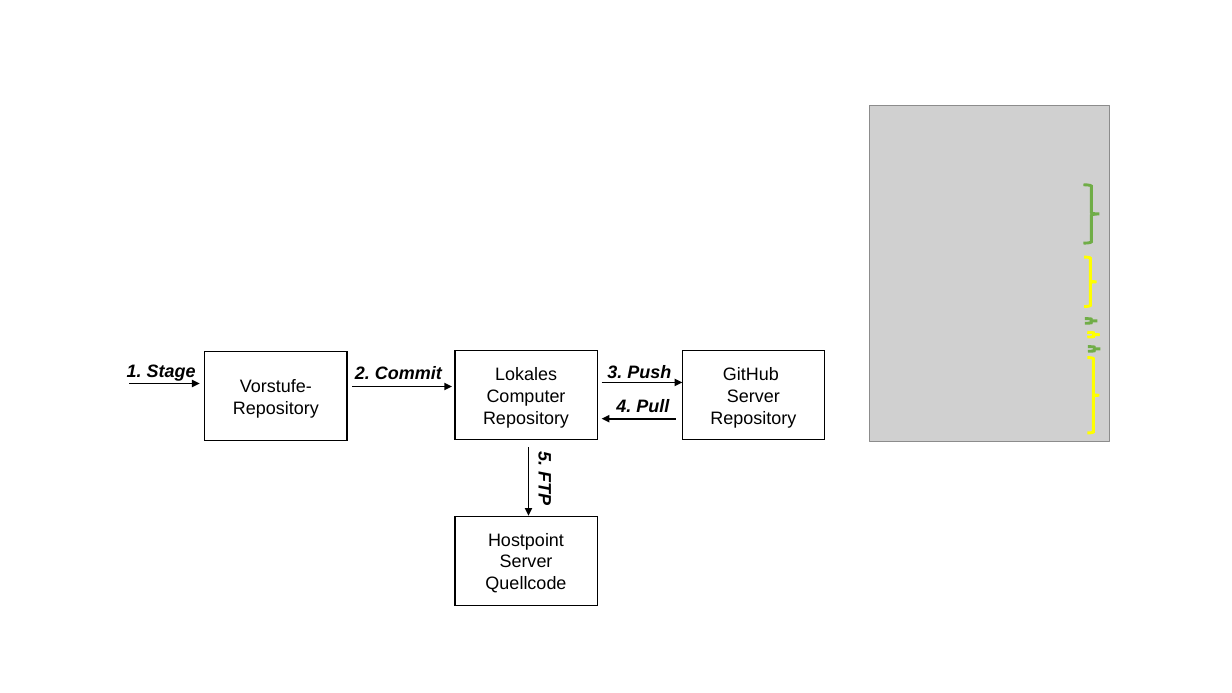
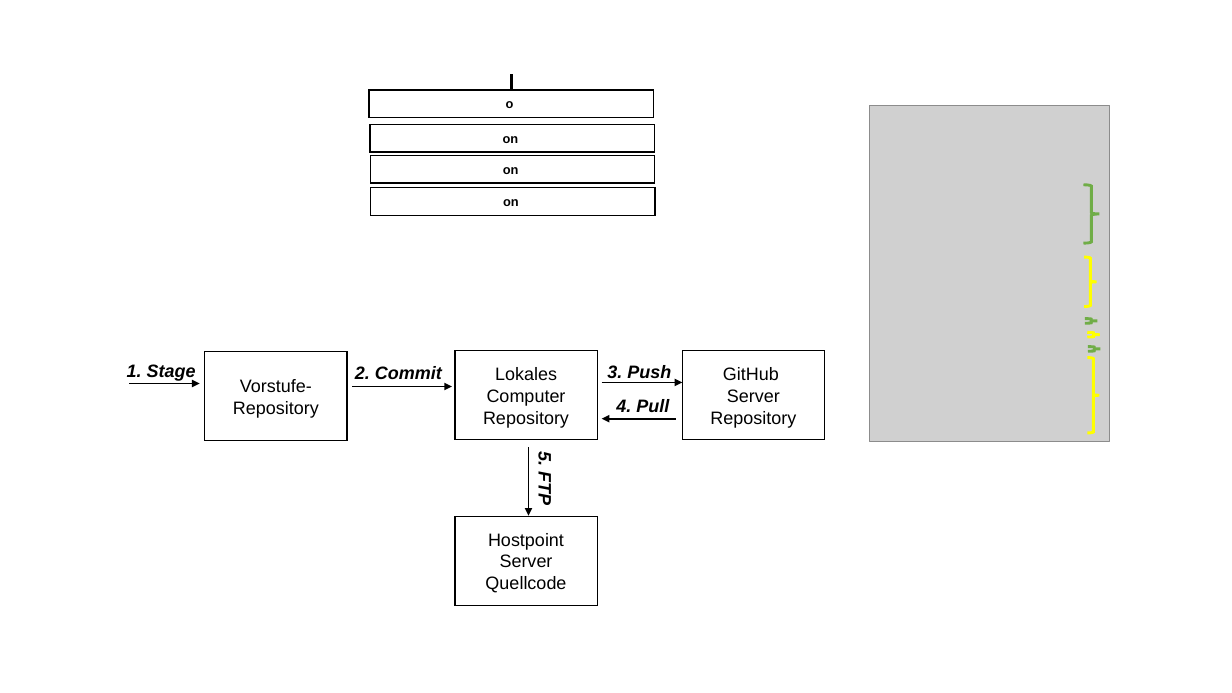
Before and after one commit to JazzLiveAarau/WwwQrCode, a slide deck: slide 7 of Descriptions/WwwQrCodeImages.pptx (slide 2 before the commit). Drawn at 1232x693 pixels with LibreOffice and Linux fonts; fonts in the diff are those of the drawing; grey boxes stand for pictures. Boxes give left, top, right and bottom in pixels: in the first picture for what was removed or moved away, otherwise in the second. Text is boxed around its words. In the diff, an @@ line names an element or a change of style, - is before the commit and + after.

```diff
--- a/Descriptions/WwwQrCodeImages.pptx
+++ b/Descriptions/WwwQrCodeImages.pptx
@@ line added from (512, 90) to (512, 74), #000000 1.75 pt @@
@@ rectangle added at (369, 90, 653, 117), outline #000000 1 pt, 10 pt, text #000000, bold @@
+o
@@ rectangle added at (370, 125, 654, 152), outline #000000 1 pt, 10 pt, text #000000, bold @@
+on
@@ rectangle added at (371, 155, 655, 183), outline #000000 1 pt, 10 pt, text #000000, bold @@
+on
@@ rectangle added at (371, 188, 655, 215), outline #000000 1 pt, 10 pt, text #000000, bold @@
+on
```
Also in this commit, not shown: 1 other slide changed, 5 slides added, 3 other files.
